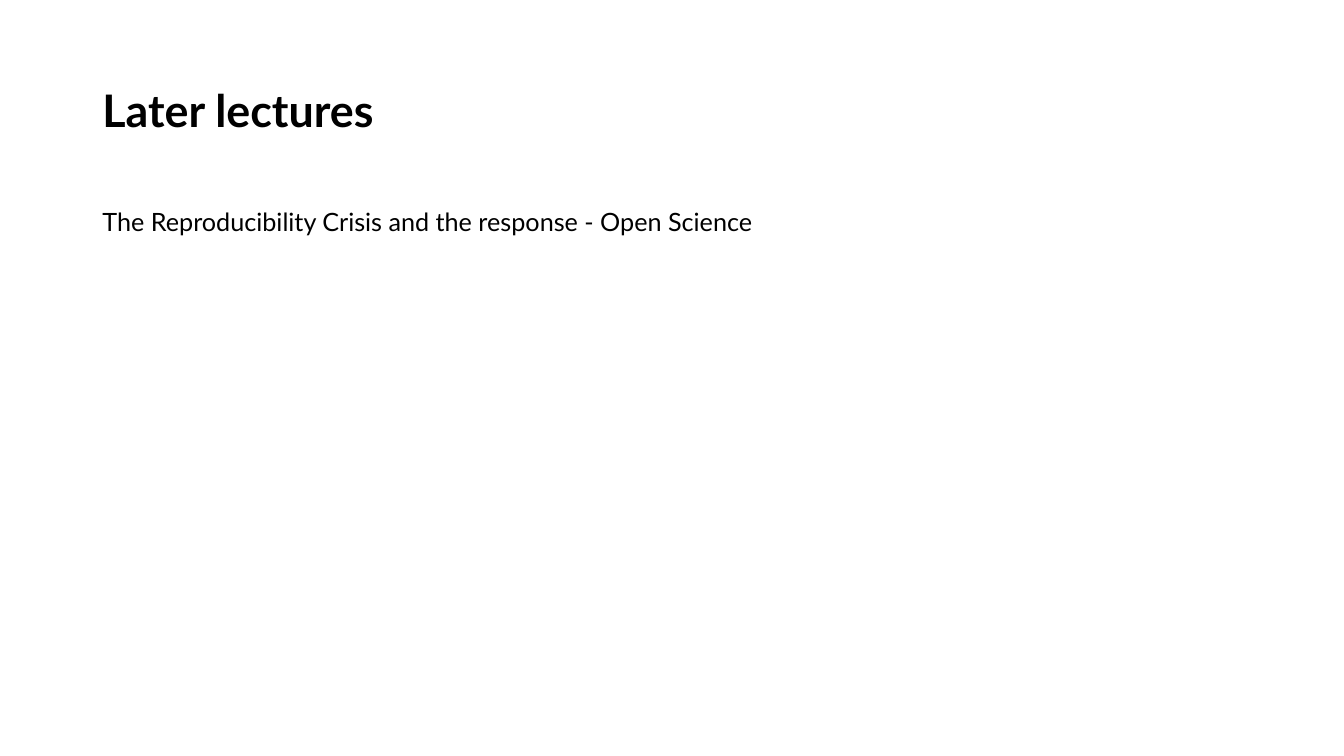
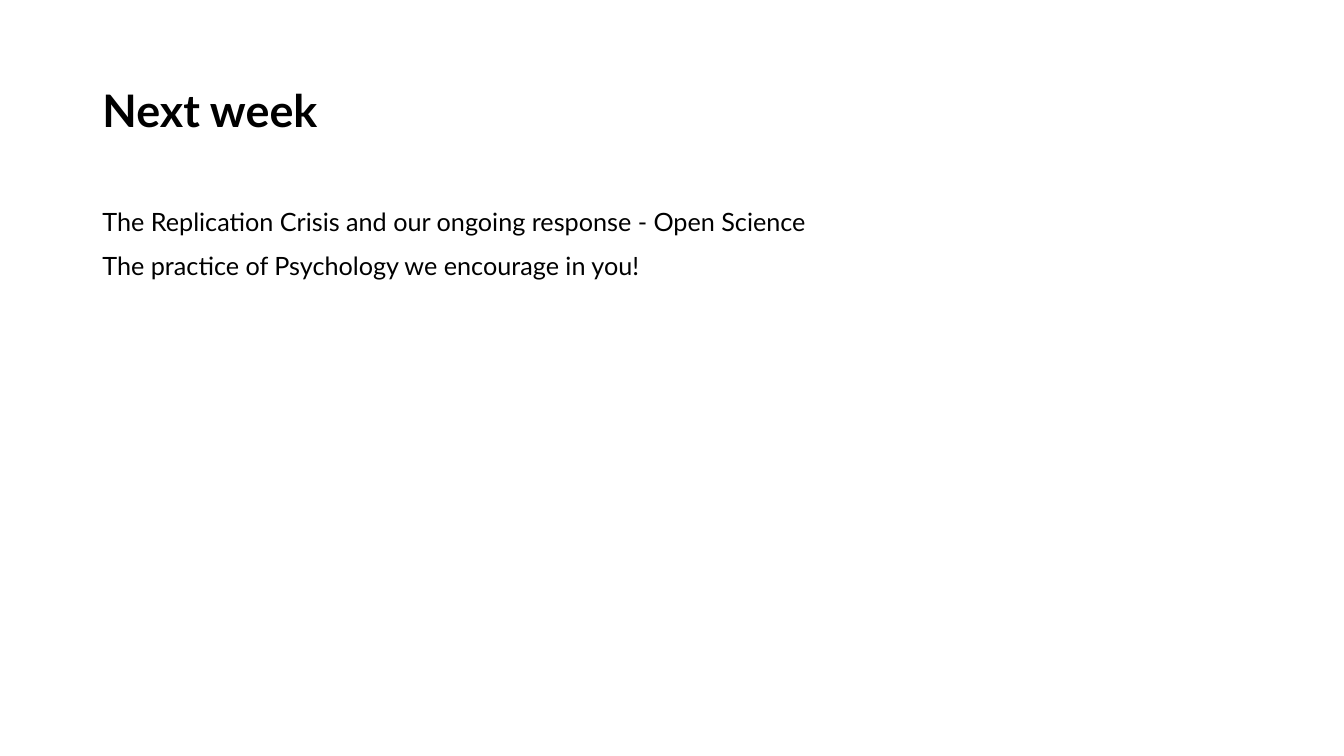
Before and after one commit to LittleMonkeyLab/PS52007Dslides, a slide deck: slide 11 of _site/lectures/Lecture04/Lecture04.pptx (slide 6 before the commit). Drawn at 1344x756 pixels with LibreOffice and Linux fonts; fonts in the diff are those of the drawing. Boxes give left, top, right and bottom in pixels: in the first picture for what was removed or moved away, otherwise in the second. Text is boxed around its words. In the diff, an @@ line names an element or a change of style, - is before the commit and + after.

```diff
--- a/_site/lectures/Lecture04/Lecture04.pptx
+++ b/_site/lectures/Lecture04/Lecture04.pptx
@@ title at bbox=[102, 93, 317, 128]: text changed @@
-Later lectures
+Next week
@@ text at bbox=[102, 212, 805, 280]: text changed @@
-The Reproducibility Crisis and the response - Open Science
+The Replication Crisis and our ongoing response - Open Science
+The practice of Psychology we encourage in you!
```
Also in this commit, not shown: 9 other slides changed, 16 slides added, 5 slides removed, 33 other files.
